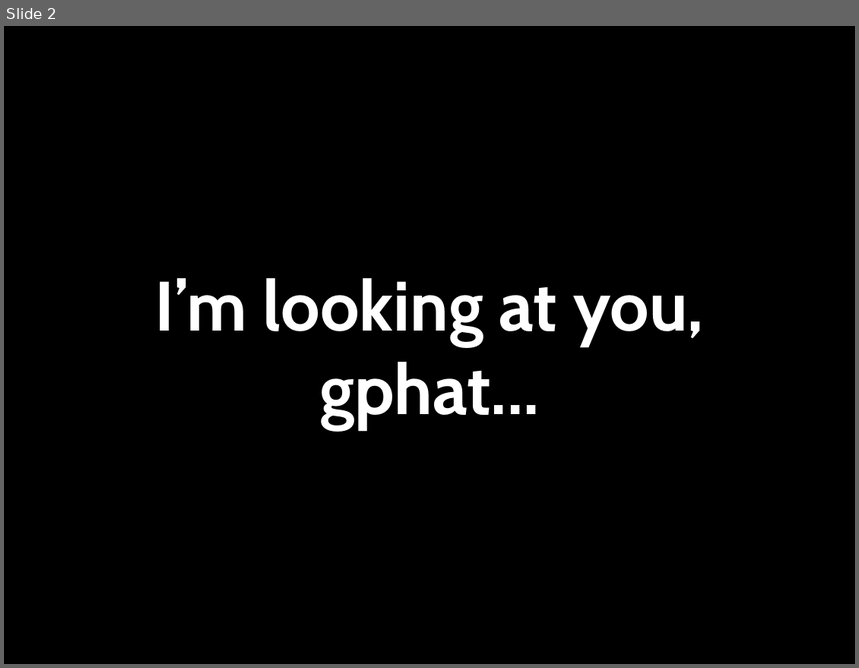
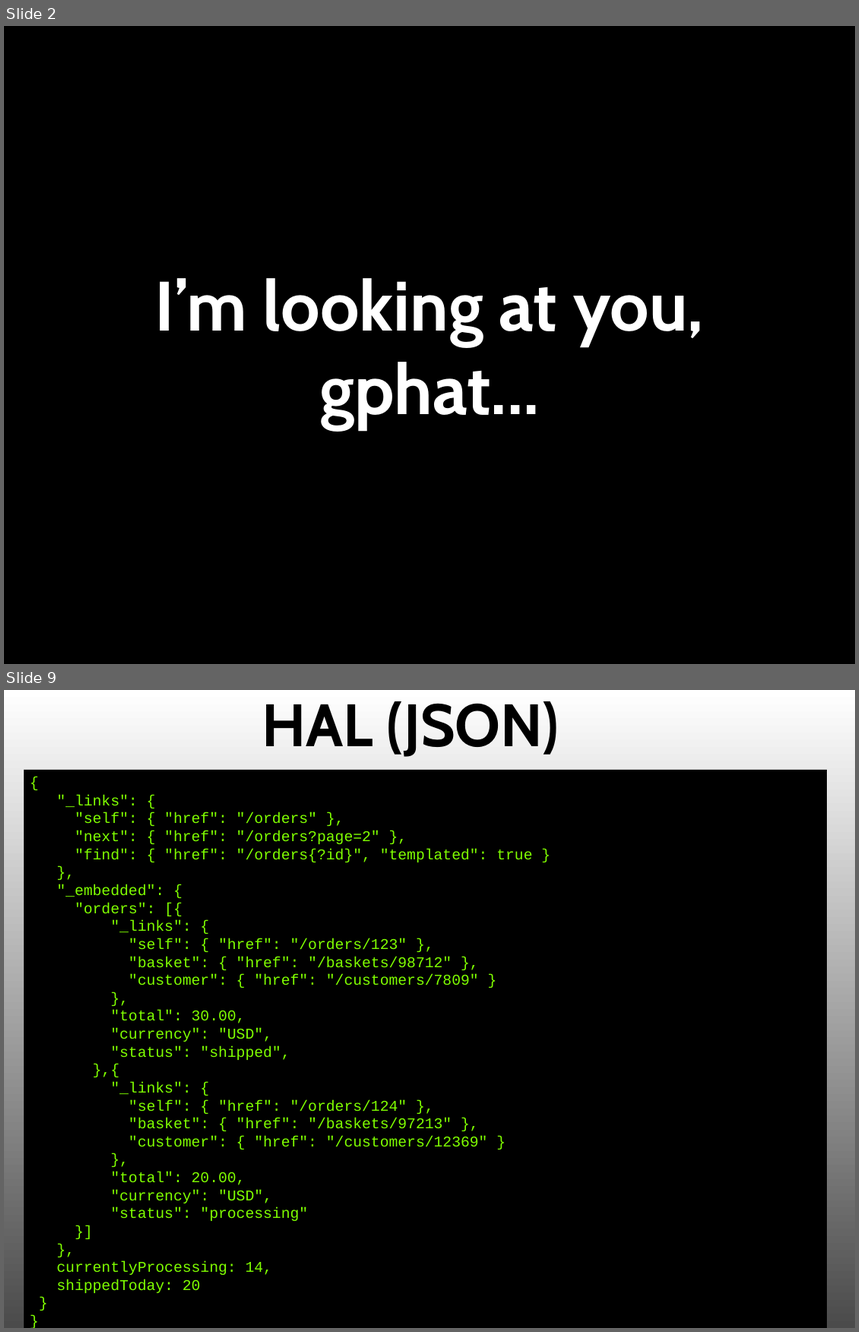
Before and after one commit to ubu/yapcna_2012, a slide deck: magpie.ppt. Shown one above the other, each under a label of ours: slide 2 before the commit, slides 2 and 9 after it; the slides between them are not shown. The pictures are 859x668 and 859x1332 pixels, drawn with LibreOffice and Linux fonts; fonts in the diff are those of the drawing. Boxes give left, top, right and bottom in pixels: in the first picture for what was removed or moved away, otherwise in the second. Text is boxed around its words. In the diff, an @@ line names an element or a change of style, - is before the commit and + after.

```diff
--- a/magpie.ppt
+++ b/magpie.ppt
@@ slide 9 added at [4,690,855,1328], background gradient #FFFFFF to #4B4B4B @@
@@ title added at [262,701,560,757], 72 pt, text #000000, bold @@
+HAL (JSON)
@@ rectangle added at [24,770,827,1328], fill #000000, 18 pt, text #80FF00 @@
+{
+"_links": {
+"self": { "href": "/orders" },
+"next": { "href": "/orders?page=2" },
+"find": { "href": "/orders{?id}", "templated": true }
+},
+"_embedded": {
+"orders": [{
+"_links": {
+"self": { "href": "/orders/123" },
+"basket": { "href": "/baskets/98712" },
+"customer": { "href": "/customers/7809" }
+},
+"total": 30.00,
+"currency": "USD",
+"status": "shipped",
+},{
+"_links": {
+"self": { "href": "/orders/124" },
+"basket": { "href": "/baskets/97213" },
+"customer": { "href": "/customers/12369" }
+},
+"total": 20.00,
+"currency": "USD",
+"status": "processing"
+}]
+},
+currentlyProcessing: 14,
+shippedToday: 20
+}
+}
```
Also in this commit, not shown: 2 slides changed, 24 other slides added, 5 other files.
